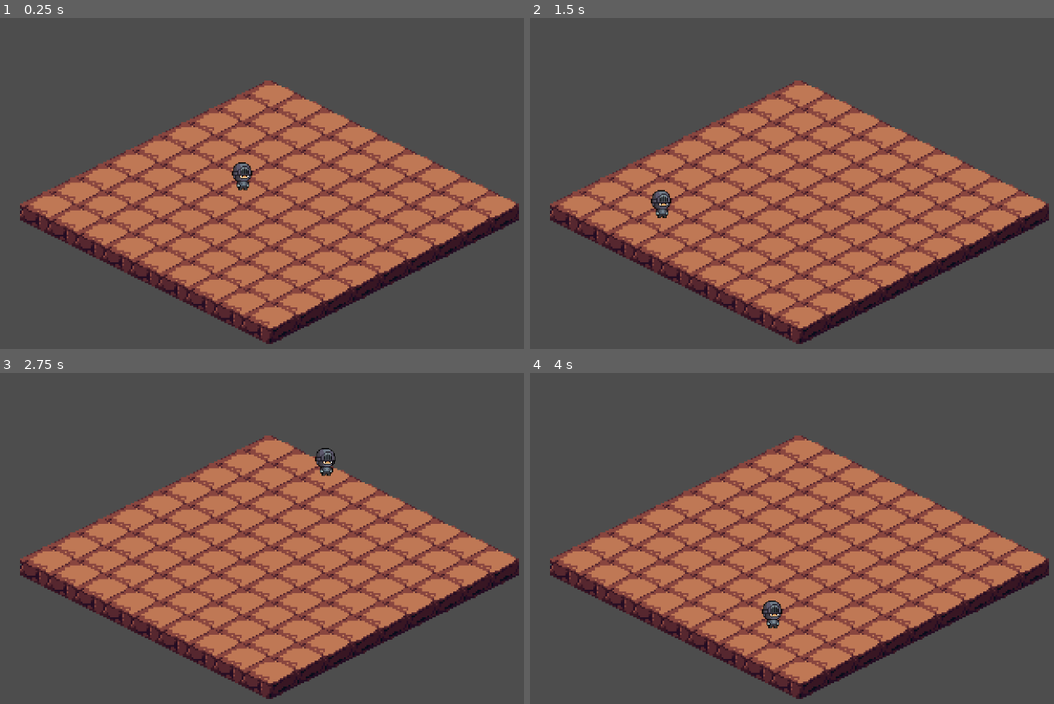
Above: before the commit, frames 1-4 (two rows, left to right).
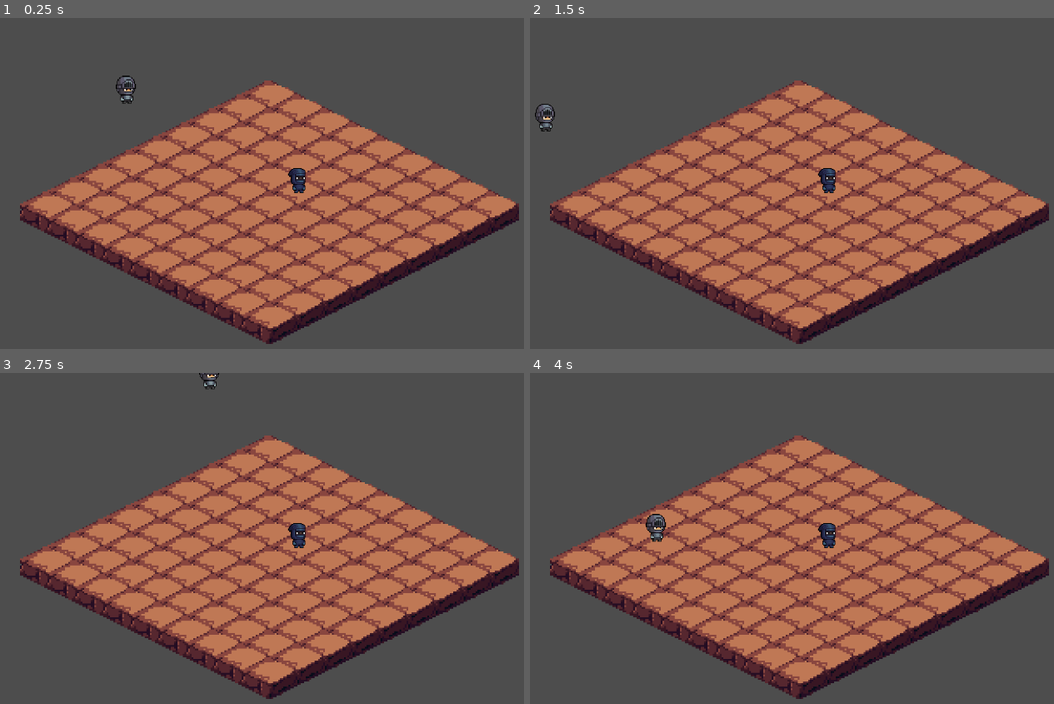
Above: after the commit, the same moments.

Repository: AmatoCaldas/as-bolhas-de-tete
Game: Godot game, scene res://aaa/main.tscn
The game is run twice, just before and just after one commit, with the same random seed, the same clock (stepped at 60 frames per second) and the same inputs.
Inputs (mouse positions are in pixels of both pictures, inside the frame that each line leads up to):
- Up to frame 1 (0.25 s): no input
- Up to frame 2 (1.5 s): tap Enter (ui_accept) at 0.5, 0.6, 0.77, 1.07, 1.25, 1.35 s; move the mouse to (943, 186) at 0.52 s; click (943, 186) at 0.67 s; move the mouse to (666, 223) at 1.27 s; click (666, 223) at 1.42 s
- Up to frame 3 (2.75 s): tap Enter (ui_accept) at 1.52, 1.82, 2, 2.1 s; move the mouse to (335, 478) at 2.02 s; click (335, 478) at 2.17 s
- Up to frame 4 (4 s): tap Enter (ui_accept) at 2.75, 2.85, 3.02, 3.32, 3.5, 3.6, 3.77 s; move the mouse to (765, 634) at 2.77 s; click (765, 634) at 2.92 s; move the mouse to (1001, 617) at 3.52 s; click (1001, 617) at 3.67 s

The runs differ from the first frame. In frame 1, 0.6% of the frame differs, in the area x 22-59%, y 17-53%; in frame 2, 0.6%; in frame 3, 0.5%; in frame 4, 0.7%, in the area x 22-59%, y 42-78%.

Commit message:
adiciona world to map

Diff:
--- /dev/null
+++ b/aaa/character_1.gd
@@ -0,0 +1,9 @@
+extends Node2D
+
+var position_in_grid = Vector2()
+@export var move_range = 3 # Número de células que a unidade pode se mover
+
+func can_move_to(target_position: Vector2) -> bool:
+	# Calcula a distância de Manhattan (número de células)
+	var distance = abs(target_position.x - position_in_grid.x) + abs(target_position.y - position_in_grid.y)
+	return distance <= move_range
--- /dev/null
+++ b/aaa/enemy.gd
@@ -0,0 +1,34 @@
+extends Node2D
+
+
+# Called when the node enters the scene tree for the first time.
+
+# Called every frame. 'delta' is the elapsed time since the previous frame.
+
+var current_grid_position = Vector2(0, 0)
+var pode_andar = false;
+
+func grid_to_world(grid_position: Vector2) -> Vector2:
+	var cell_size = Vector2(64, 32)  # Ajuste com base no tamanho do tile
+	return Vector2(
+		(grid_position.x - grid_position.y) * (cell_size.x / 2),
+		(grid_position.x + grid_position.y) * (cell_size.y / 2)
+	)
+
+func world_to_grid(world_position: Vector2) -> Vector2:
+	var cell_size = Vector2(64, 32)  # Ajuste com base no tamanho do tile
+	return Vector2(
+		int((world_position.x / (cell_size.x / 2) + world_position.y / (cell_size.y / 2)) / 2),
+		int((world_position.y / (cell_size.y / 2) - world_position.x / (cell_size.x / 2)) / 2)
+	)
+
+func _ready():
+	position = grid_to_world(current_grid_position)
+
+func _process(delta):
+	if Input.is_action_just_pressed("ui_accept"):
+		pode_andar = true;
+		print("Anda")
+	elif Input.is_action_just_pressed("ui_cancel"):
+		pode_andar = false;
+		print("Anda não")
--- /dev/null
+++ b/aaa/enemy.tscn
@@ -0,0 +1,20 @@
+[gd_scene load_steps=4 format=3 uid="uid://y6wo3ih4a225"]
+
+[ext_resource type="Texture2D" uid="uid://b3mpcmceyfi5h" path="res://aaa/72 Character Free/72 Character Free/Char 13/Character 1.png" id="1_3t6ed"]
+[ext_resource type="Script" path="res://inimigo.gd" id="2_hlb6v"]
+
+[sub_resource type="RectangleShape2D" id="RectangleShape2D_s72ek"]
+size = Vector2(23, 33)
+
+[node name="Enemy" type="Node2D"]
+
+[node name="Character1" type="Sprite2D" parent="."]
+position = Vector2(1, 0)
+texture = ExtResource("1_3t6ed")
+region_enabled = true
+region_rect = Rect2(0, 0, 63.8679, 61.9279)
+script = ExtResource("2_hlb6v")
+
+[node name="CollisionShape2D" type="CollisionShape2D" parent="Character1"]
+position = Vector2(-1.5, 1.5)
+shape = SubResource("RectangleShape2D_s72ek")
--- a/aaa/grid.gd
+++ b/aaa/grid.gd
@@ -3,6 +3,7 @@
 @export var tile_size: Vector2 = Vector2(64, 32)  # Tamanho do tile no seu TileSet (64x32)
 @onready var tilemap: TileMap = $TileMap  # Referência ao TileMap
 @onready var personagem: Node2D = $Tete  # Referência ao personagem
+@onready var enemy: Node2D = $Enemy # Referência ao inimigo
 
 # Limites do grid
 @export var straight_radius: int = 4  # Limite para direções retas (eixos X e Y)
@@ -43,3 +44,6 @@
 		if (personagem.pode_andar):
 			if tile_center != Vector2(-1, -1):  # Verifica se o clique está dentro do grid
 				personagem.position = tile_center
+
+		var grid_personagem = tilemap.world_to_map(tile_center)
+		print(grid_personagem)
--- a/aaa/main.tscn
+++ b/aaa/main.tscn
@@ -1,10 +1,13 @@
-[gd_scene load_steps=7 format=4 uid="uid://cublipseirqtu"]
+[gd_scene load_steps=10 format=4 uid="uid://cublipseirqtu"]
 
-[ext_resource type="TileSet" uid="uid://om15hn06qcsp" path="res://aaa/TileSet.tres" id="1_30onu"]
+[ext_resource type="TileSet" uid="uid://bv756ifmisrtn" path="res://aaa/TileSet.tres" id="1_30onu"]
 [ext_resource type="Script" path="res://aaa/grid.gd" id="2_dmvlo"]
 [ext_resource type="Script" path="res://aaa/tete.gd" id="3_1pwcb"]
 [ext_resource type="Script" path="res://aaa/tile_map.gd" id="3_lru70"]
 [ext_resource type="Texture2D" uid="uid://dppnxlegyi8n0" path="res://aaa/72 Character Free/72 Character Free/Char 14/Character 5.png" id="3_vbi8p"]
+[ext_resource type="Script" path="res://aaa/enemy.gd" id="6_htc0j"]
+[ext_resource type="Texture2D" uid="uid://b3mpcmceyfi5h" path="res://aaa/72 Character Free/72 Character Free/Char 13/Character 1.png" id="7_qxg2e"]
+[ext_resource type="Script" path="res://aaa/character_1.gd" id="8_807te"]
 
 [sub_resource type="AtlasTexture" id="AtlasTexture_ts236"]
 atlas = ExtResource("3_vbi8p")
@@ -40,7 +43,18 @@
 
 [node name="Sprite2D" type="Sprite2D" parent="Grid/Tete"]
 texture_filter = 1
-position = Vector2(-30, -17)
+position = Vector2(-164, -117)
 texture = SubResource("AtlasTexture_ts236")
 centered = false
 offset = Vector2(-16, -32)
+
+[node name="Enemy" type="Node2D" parent="Grid"]
+script = ExtResource("6_htc0j")
+
+[node name="Character1" type="Sprite2D" parent="Grid/Enemy"]
+texture_filter = 1
+position = Vector2(34, -30)
+texture = ExtResource("7_qxg2e")
+region_enabled = true
+region_rect = Rect2(-1.21648, 0.0603352, 65.1569, 63.6147)
+script = ExtResource("8_807te")
--- a/aaa/tile_map.gd
+++ b/aaa/tile_map.gd
@@ -12,3 +12,11 @@
 
 	# Retorna a posição calculada no mundo
 	return Vector2(world_x, world_y)
+
+func world_to_map(world_pos: Vector2) -> Vector2:
+	# Calculando a posição no mapa a partir da posição no mundo
+	var map_x = (world_pos.x / tile_width + world_pos.y / tile_height) / 2
+	var map_y = (world_pos.y / tile_height - world_pos.x / tile_width) / 2
+
+	# Retorna a posição calculada no mapa
+	return Vector2(map_x, map_y)
Not shown: 1 places in aaa/TileSet.tres that only renumber resources
